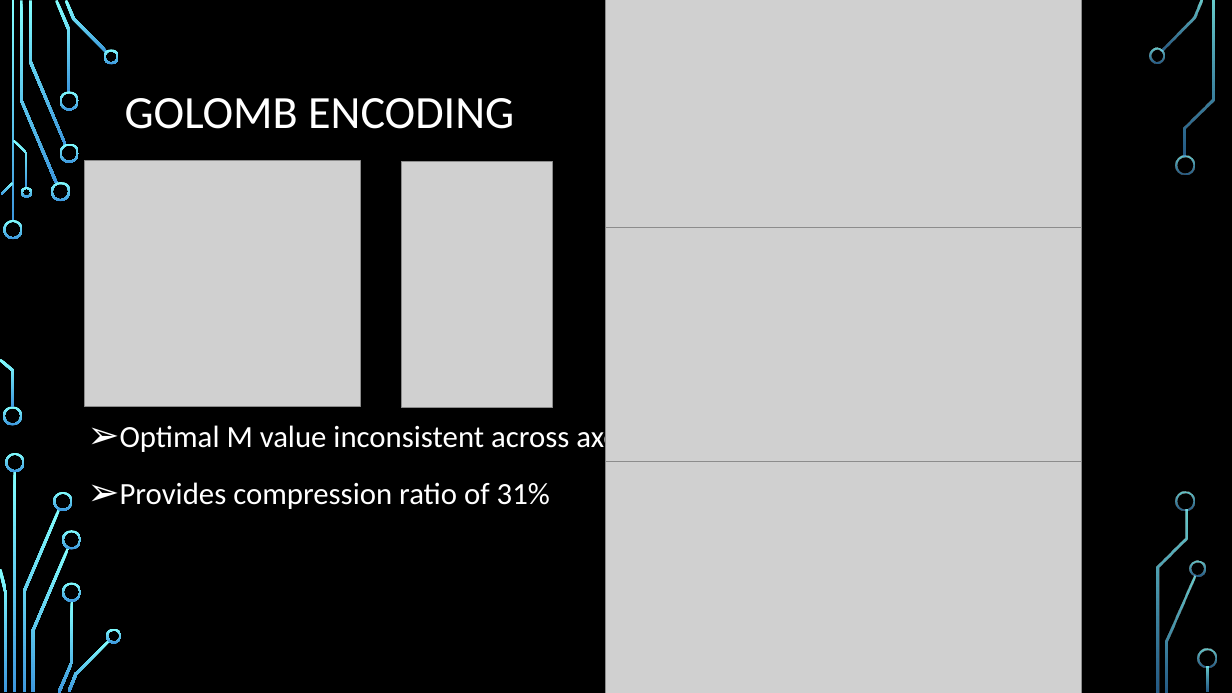
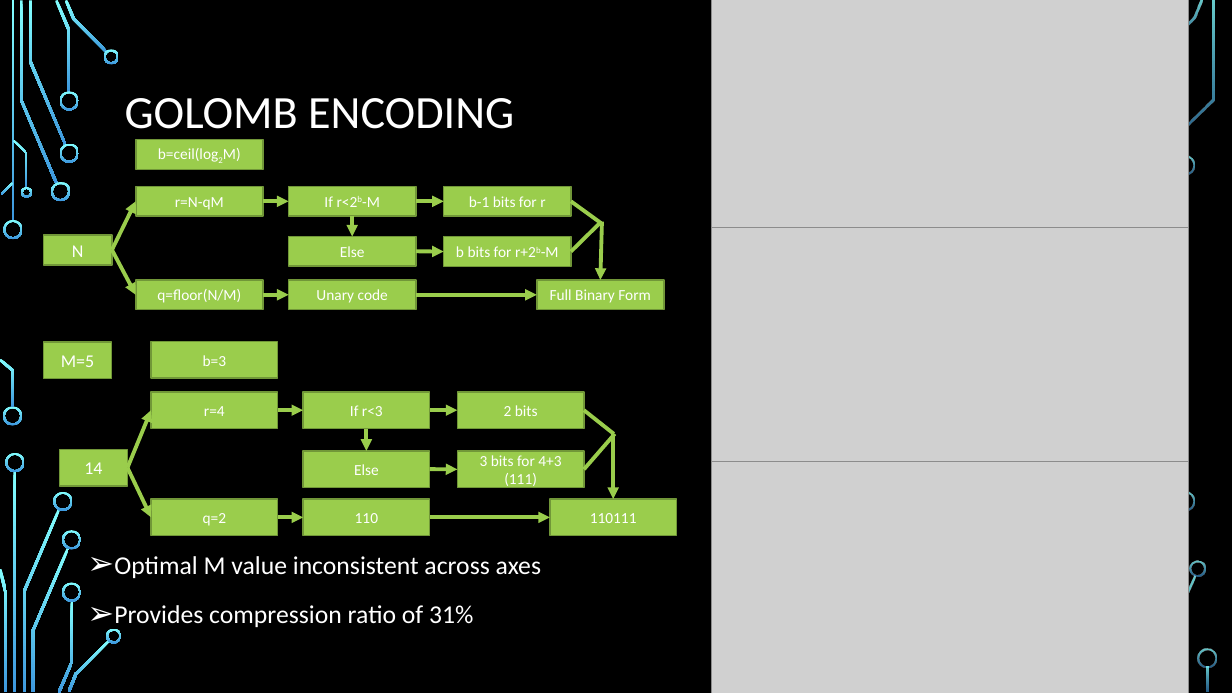
Before and after one commit to parth2480/data_compression, a slide deck: slide 5 of Parth viva presentation.pptx. Drawn at 1232x693 pixels with LibreOffice and Linux fonts; fonts in the diff are those of the drawing; grey boxes stand for pictures; background and template pictures are left out. Boxes give left, top, right and bottom in pixels: in the first picture for what was removed or moved away, otherwise in the second. Text is boxed around its words. In the diff, an @@ line names an element or a change of style, - is before the commit and + after.

```diff
--- a/Parth viva presentation.pptx
+++ b/Parth viva presentation.pptx
@@ freeform shape removed at <box>1149,48,1165,64</box> @@
@@ picture removed at <box>84,161,360,407</box> @@
@@ picture removed at <box>401,162,552,408</box> @@
@@ group added at <box>43,140,665,310</box>: 10 rectangles, 9 arrows, 2 lines @@
+N
+q=floor(N/M)
+r=N-qM
+If r<2b-M
+Unary code
+b=ceil(log2M)
+Else
+b-1 bits for r
+b bits for r+2b-M
+Full Binary Form
@@ text "Optimal M value inconsistent across ...": place and size @@
-text "Optimal M value inconsistent across ..." at <box>120,421,630,509</box>
+text "Optimal M value inconsistent across ..." at <box>114,556,541,627</box>
@@ text "Optimal M value inconsistent across ..." at <box>114,556,541,627</box>: size 24 to 20 pt @@
@@ group added at <box>43,342,677,536</box>: 11 rectangles, 9 arrows, 2 lines @@
+14
+q=2
+r=4
+If r<3
+110
+b=3
+Else
+2 bits
+3 bits for 4+3 (111)
+110111
+M=5
@@ 3 pictures: place and size @@
-3 pictures at <box>605,0,1082,693</box>
+3 pictures at <box>712,0,1189,693</box>
```
Also in this commit, not shown: 2 slides added, 1 slide removed.
